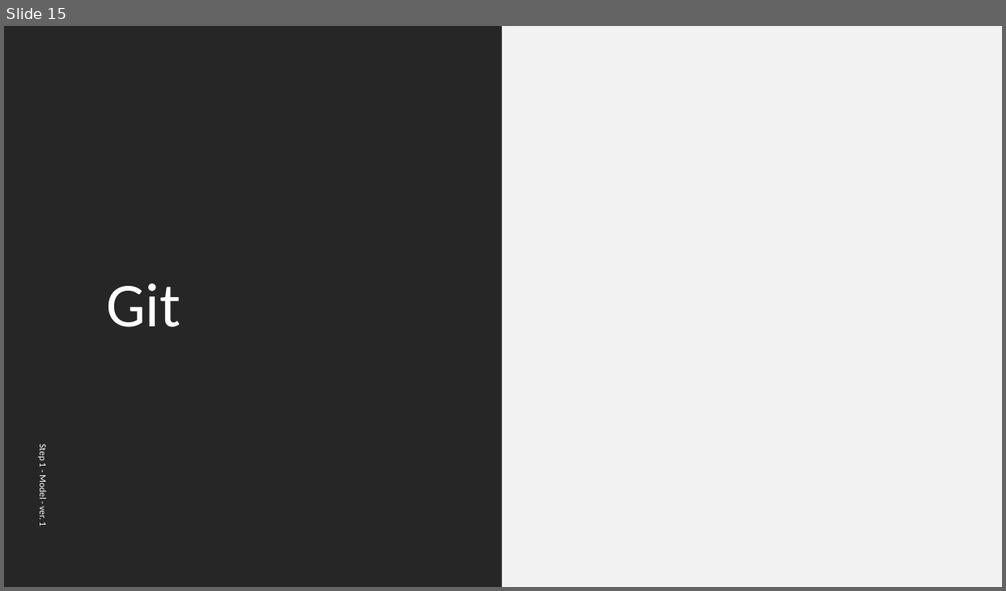
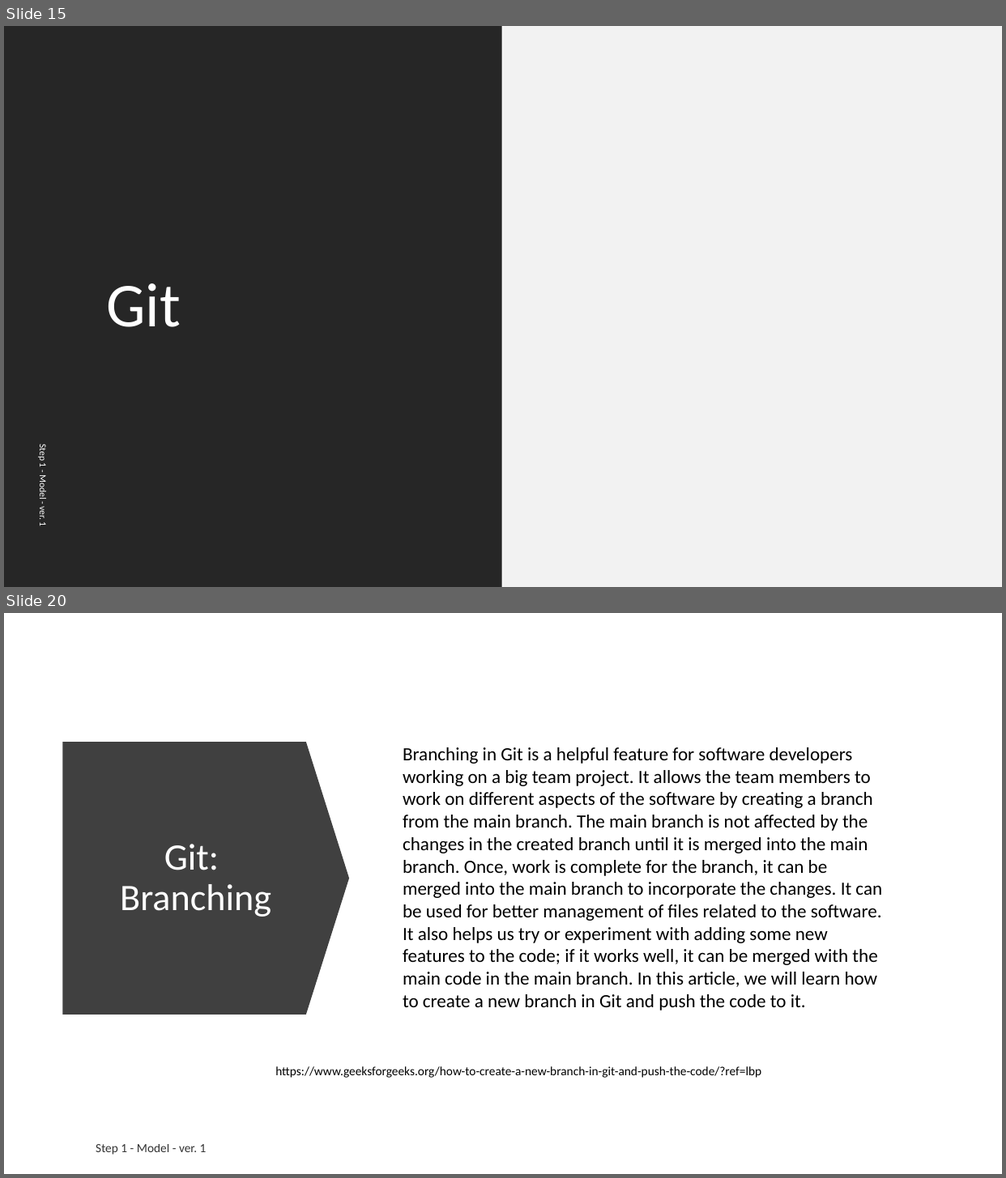
Before and after one commit to ext4dmin/DevOps-Mentorship, a slide deck: Step06-Version_Control_System_speach.pptx. Shown one above the other, each under a label of ours: slide 15 before the commit, slides 15 and 20 after it; the slides between them are not shown. The pictures are 1006x591 and 1006x1178 pixels, drawn with LibreOffice and Linux fonts; fonts in the diff are those of the drawing. Boxes give left, top, right and bottom in pixels: in the first picture for what was removed or moved away, otherwise in the second. Text is boxed around its words. In the diff, an @@ line names an element or a change of style, - is before the commit and + after.

Commit message:
Step 6. VCS
Git section is added. Redy to Review

```diff
--- a/Step06-Version_Control_System_speach.pptx
+++ b/Step06-Version_Control_System_speach.pptx
@@ slide 20 added at [4,613,1002,1174], background #FFFFFF @@
@@ down arrow added at [63,742,350,1015], fill #404040 @@
@@ text added at [403,747,882,1007], 18 pt, text #000000 @@
+Branching in Git is a helpful feature for software developers working on a big team project. It allows the team members to work on different aspects of the software by creating a branch from the main branch. The main branch is not affected by the changes in the created branch until it is merged into the main branch. Once, work is complete for the branch, it can be merged into the main branch to incorporate the changes. It can be used for better management of files related to the software. It also helps us try or experiment with adding some new features to the code; if it works well, it can be merged with the main code in the main branch. In this article, we will learn how to create a new branch in Git and push the code to it.
@@ title added at [120,844,271,917], 36 pt, text #FFFFFF @@
+Git: Branching
@@ text added at [403,972,878,1011], 12 pt, text #000000 @@
+https://www.geeksforgeeks.org/how-to-create-a-new-branch-in-git-and-push-the-code/?ref=lbp
@@ text added at [96,1144,206,1155], 12 pt, text #000000 at 80% opacity @@
+Step 1 - Model - ver. 1
```
Also in this commit, not shown: 8 other slides added, 1 other file.
